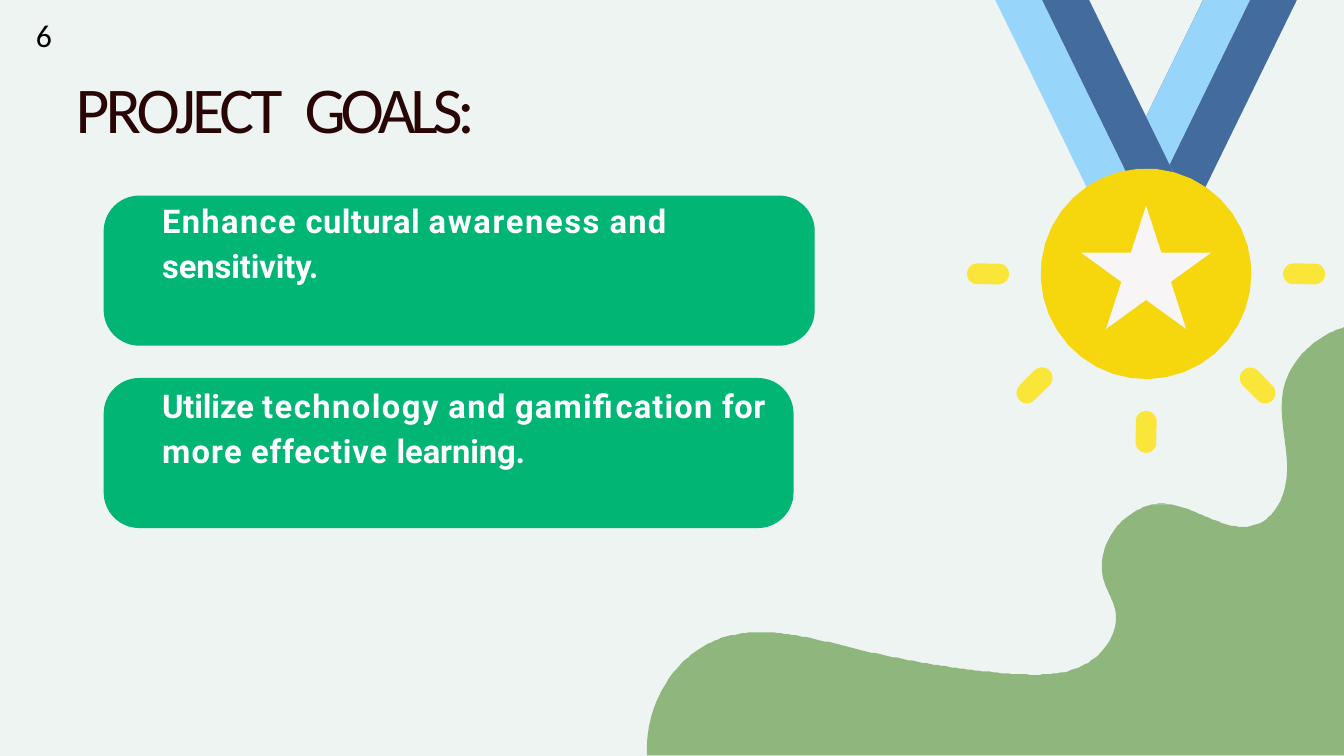
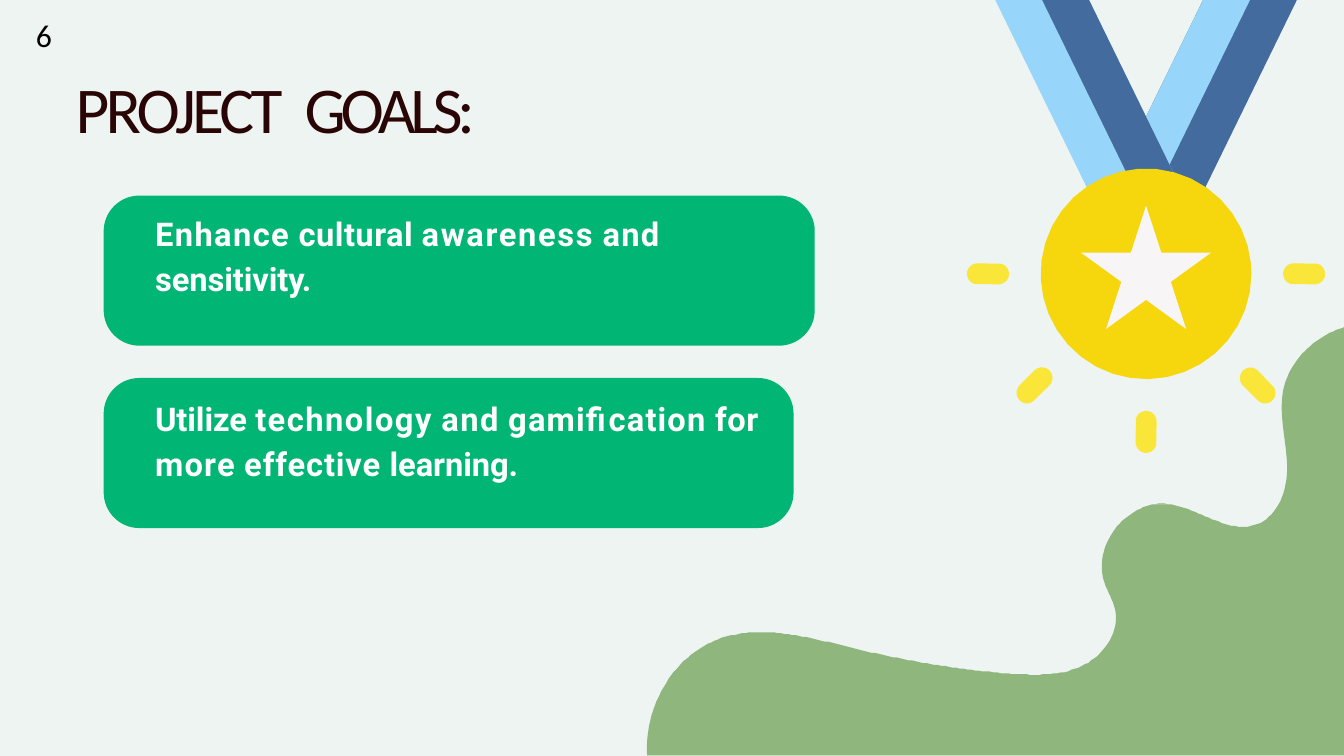
Before and after one commit to Peleg2719/FinalProject, a slide deck: slide 6 of TravelWithUs app.pptx. Drawn at 1344x756 pixels with LibreOffice and Linux fonts; fonts in the diff are those of the drawing; background and template pictures are left out. Boxes give left, top, right and bottom in pixels: in the first picture for what was removed or moved away, otherwise in the second. Text is boxed around its words. In the diff, an @@ line names an element or a change of style, - is before the commit and + after.

Commit message:
fix

```diff
--- a/TravelWithUs app.pptx
+++ b/TravelWithUs app.pptx
@@ text "Enhance cultural awareness and sensitivity.": place and size @@
-text "Enhance cultural awareness and sensitivity." at (162, 208, 765, 470)
+text "Enhance cultural awareness and sensitivity." at (155, 221, 758, 483)
```
Also in this commit, not shown: 3 other slides changed.
